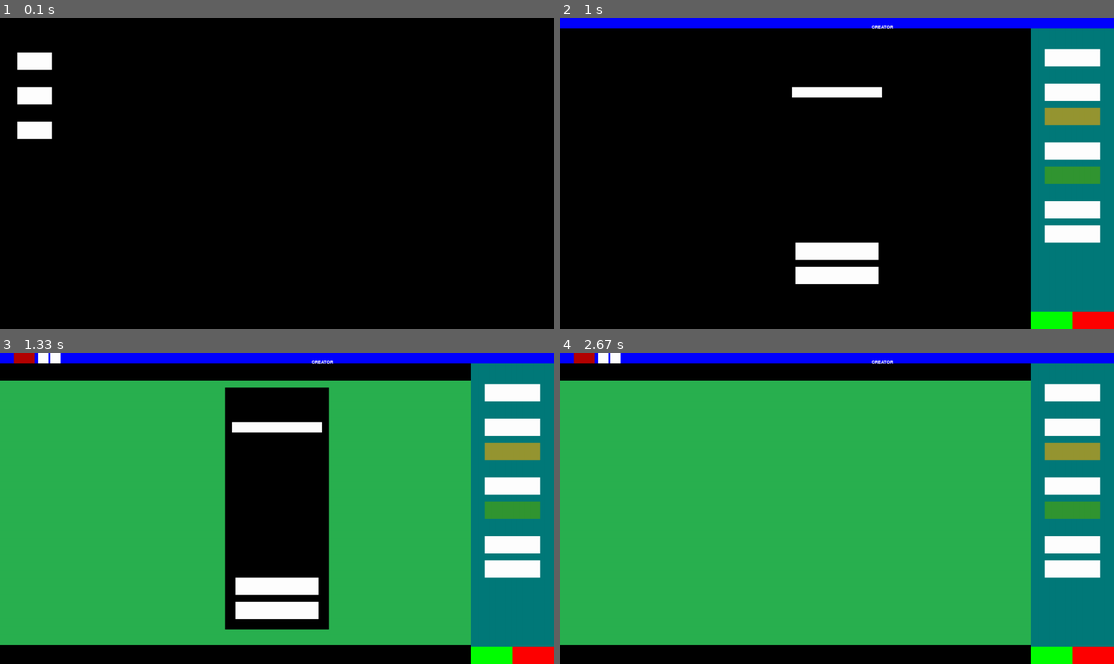
Above: before the commit, frames 1-4 (two rows, left to right).
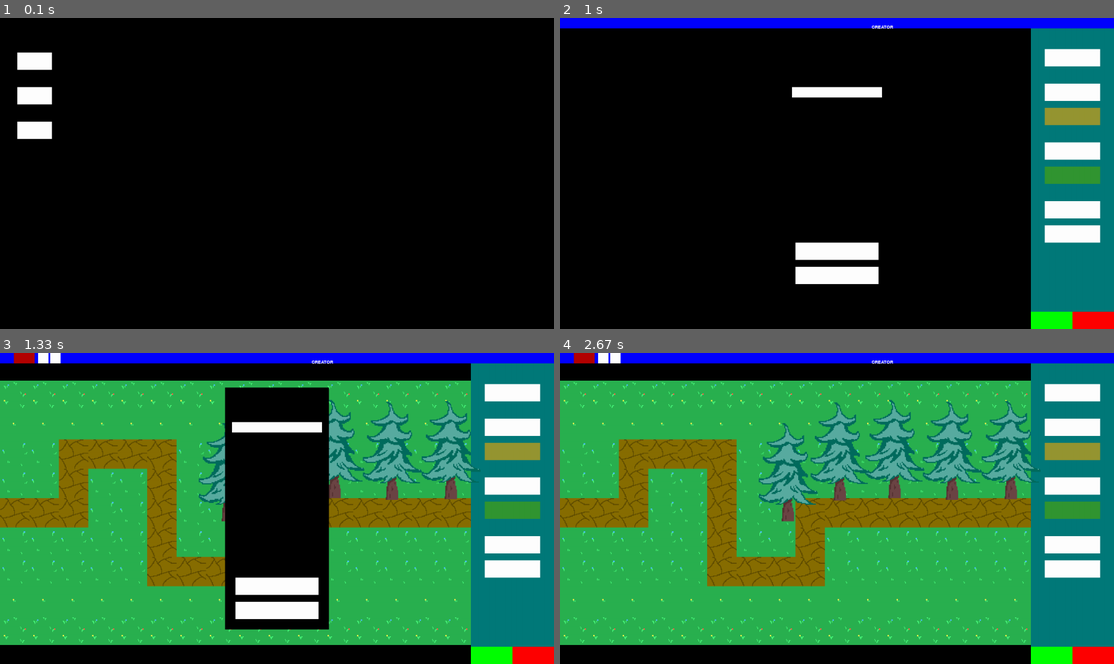
Above: after the commit, the same moments.

Repository: Markuss2b/td
Game: pygame game, started from main.py
Two runs of this game, one before a commit and one after it. Both use one fixed random seed, a clock stepped at 60 frames per second and the inputs below.
Inputs (mouse positions are in pixels of both pictures, inside the frame that each line leads up to):
- Up to frame 1 (0.1 s): no input
- Up to frame 2 (1 s): click (593, 95) at 0.38 s; click (1069, 58) at 0.72 s
- Up to frame 3 (1.33 s): click (277, 427) at 1.05 s
- Up to frame 4 (2.67 s): click (1041, 617) at 1.38 s; click (1069, 393) at 1.72 s; click (1047, 626) at 2.55 s

Frames 1-2 are identical in both runs. In frame 3, 15% of the frame differs, in the area x 0-87%, y 9-94%; in frame 4, 21%.

Commit message:
Fixed that Obstacles failed to get saved in map

Diff:
--- a/all_maps/custommap1/obstacles.txt
+++ b/all_maps/custommap1/obstacles.txt
@@ -0,0 +1,5 @@
+Tree.png,574,203,170,284
+Tree.png,724,143,170,284
+Tree.png,882,136,170,284
+Tree.png,1048,141,170,284
+Tree.png,1218,139,170,284
--- a/all_maps/custommap1/tower_availability.txt
+++ b/all_maps/custommap1/tower_availability.txt
@@ -1,9 +1,9 @@
+O O O O O O O O O O O O O O O O
+O O O O O O O O X X X X X X X X
+O O X X X X O X X X X X X X X X
+O O X O O X O X X O X X X X X X
+X X X O O X O X X X X X X X X X
+O O O O O X O O X O O O O O O O
+O O O O O X X X X O O O O O O O
 O O O O O O O O O O O O O O O O
 O O O O O O O O O O O O O O O O
-O O O O O O O O O O O O O O O O
-O O O O O O O O O O O O O O O O
-O O O O O O O O O O O O O O O O
-O O O O O O O O O O O O O O O O
-O O O O O O O O O O O O O O O O
-O O O O O O O O O O O O O O O O
-O O O O O O O O O O O O O O O O
--- a/all_maps/custommap1/visual_map.txt
+++ b/all_maps/custommap1/visual_map.txt
@@ -1,9 +1,9 @@
-T_Grass_BG.png T_Grass_BG.png T_Grass_BG.png T_Grass_BG.png T_Grass_BG.png T_Grass_BG.png T_Grass_BG.png T_Grass_BG.png T_Grass_BG.png T_Grass_BG.png T_Grass_BG.png T_Grass_BG.png T_Grass_BG.png T_Grass_BG.png T_Grass_BG.png T_Grass_BG.png
-T_Grass_BG.png T_Grass_BG.png T_Grass_BG.png T_Grass_BG.png T_Grass_BG.png T_Grass_BG.png T_Grass_BG.png T_Grass_BG.png T_Grass_BG.png T_Grass_BG.png T_Grass_BG.png T_Grass_BG.png T_Grass_BG.png T_Grass_BG.png T_Grass_BG.png T_Grass_BG.png
-T_Grass_BG.png T_Grass_BG.png T_Grass_BG.png T_Grass_BG.png T_Grass_BG.png T_Grass_BG.png T_Grass_BG.png T_Grass_BG.png T_Grass_BG.png T_Grass_BG.png T_Grass_BG.png T_Grass_BG.png T_Grass_BG.png T_Grass_BG.png T_Grass_BG.png T_Grass_BG.png
-T_Grass_BG.png T_Grass_BG.png T_Grass_BG.png T_Grass_BG.png T_Grass_BG.png T_Grass_BG.png T_Grass_BG.png T_Grass_BG.png T_Grass_BG.png T_Grass_BG.png T_Grass_BG.png T_Grass_BG.png T_Grass_BG.png T_Grass_BG.png T_Grass_BG.png T_Grass_BG.png
-T_Grass_BG.png T_Grass_BG.png T_Grass_BG.png T_Grass_BG.png T_Grass_BG.png T_Grass_BG.png T_Grass_BG.png T_Grass_BG.png T_Grass_BG.png T_Grass_BG.png T_Grass_BG.png T_Grass_BG.png T_Grass_BG.png T_Grass_BG.png T_Grass_BG.png T_Grass_BG.png
-T_Grass_BG.png T_Grass_BG.png T_Grass_BG.png T_Grass_BG.png T_Grass_BG.png T_Grass_BG.png T_Grass_BG.png T_Grass_BG.png T_Grass_BG.png T_Grass_BG.png T_Grass_BG.png T_Grass_BG.png T_Grass_BG.png T_Grass_BG.png T_Grass_BG.png T_Grass_BG.png
-T_Grass_BG.png T_Grass_BG.png T_Grass_BG.png T_Grass_BG.png T_Grass_BG.png T_Grass_BG.png T_Grass_BG.png T_Grass_BG.png T_Grass_BG.png T_Grass_BG.png T_Grass_BG.png T_Grass_BG.png T_Grass_BG.png T_Grass_BG.png T_Grass_BG.png T_Grass_BG.png
-T_Grass_BG.png T_Grass_BG.png T_Grass_BG.png T_Grass_BG.png T_Grass_BG.png T_Grass_BG.png T_Grass_BG.png T_Grass_BG.png T_Grass_BG.png T_Grass_BG.png T_Grass_BG.png T_Grass_BG.png T_Grass_BG.png T_Grass_BG.png T_Grass_BG.png T_Grass_BG.png
-T_Grass_BG.png T_Grass_BG.png T_Grass_BG.png T_Grass_BG.png T_Grass_BG.png T_Grass_BG.png T_Grass_BG.png T_Grass_BG.png T_Grass_BG.png T_Grass_BG.png T_Grass_BG.png T_Grass_BG.png T_Grass_BG.png T_Grass_BG.png T_Grass_BG.png T_Grass_BG.png
+T_Grass_1.png T_Grass_1.png T_Grass_1.png T_Grass_1.png T_Grass_1.png T_Grass_1.png T_Grass_1.png T_Grass_1.png T_Grass_1.png T_Grass_1.png T_Grass_1.png T_Grass_1.png T_Grass_1.png T_Grass_1.png T_Grass_1.png T_Grass_1.png
+T_Grass_4.png T_Grass_4.png T_Grass_4.png T_Grass_4.png T_Grass_4.png T_Grass_4.png T_Grass_4.png T_Grass_4.png T_Grass_4.png T_Grass_4.png T_Grass_4.png T_Grass_4.png T_Grass_4.png T_Grass_4.png T_Grass_4.png T_Grass_4.png
+T_Grass_3.png T_Grass_3.png T_Path_1.png T_Path_1.png T_Path_1.png T_Path_1.png T_Grass_3.png T_Grass_3.png T_Grass_3.png T_Grass_3.png T_Grass_3.png T_Grass_3.png T_Grass_3.png T_Grass_3.png T_Grass_3.png T_Grass_3.png
+T_Grass_3.png T_Grass_3.png T_Path_1.png T_Grass_3.png T_Grass_3.png T_Path_1.png T_Grass_3.png T_Grass_3.png T_Grass_3.png T_Grass_3.png T_Grass_3.png T_Grass_3.png T_Grass_3.png T_Grass_3.png T_Grass_3.png T_Grass_3.png
+T_Path_1.png T_Path_1.png T_Path_1.png T_Grass_3.png T_Grass_3.png T_Path_1.png T_Grass_3.png T_Grass_3.png T_Path_1.png T_Path_1.png T_Path_1.png T_Path_1.png T_Path_1.png T_Path_1.png T_Path_1.png T_Path_1.png
+T_Grass_3.png T_Grass_3.png T_Grass_3.png T_Grass_3.png T_Grass_3.png T_Path_1.png T_Grass_3.png T_Grass_3.png T_Path_1.png T_Grass_3.png T_Grass_3.png T_Grass_3.png T_Grass_3.png T_Grass_3.png T_Grass_3.png T_Grass_3.png
+T_Grass_3.png T_Grass_3.png T_Grass_3.png T_Grass_3.png T_Grass_3.png T_Path_1.png T_Path_1.png T_Path_1.png T_Path_1.png T_Grass_3.png T_Grass_3.png T_Grass_3.png T_Grass_3.png T_Grass_3.png T_Grass_3.png T_Grass_3.png
+T_Grass_4.png T_Grass_4.png T_Grass_4.png T_Grass_4.png T_Grass_4.png T_Grass_4.png T_Grass_4.png T_Grass_4.png T_Grass_4.png T_Grass_4.png T_Grass_4.png T_Grass_4.png T_Grass_4.png T_Grass_4.png T_Grass_4.png T_Grass_4.png
+T_Grass_1.png T_Grass_1.png T_Grass_1.png T_Grass_1.png T_Grass_1.png T_Grass_1.png T_Grass_1.png T_Grass_1.png T_Grass_1.png T_Grass_1.png T_Grass_1.png T_Grass_1.png T_Grass_1.png T_Grass_1.png T_Grass_1.png T_Grass_1.png
--- a/model/map/map.py
+++ b/model/map/map.py
@@ -73,8 +73,8 @@
     def get_obstacles(self):
         return self.obstacles
 
-    def add_obstacle(self, name, left, top, length, width):
-        self.obstacles.append(Obstacle(name, left, top, length, width))
+    def add_obstacle(self, name, left, top, width, height):
+        self.obstacles.append(Obstacle(name, left, top, width, height))
 
     def remove_obstacle(self):
         self.obstacles.remove(self.obstacles[-1])
@@ -89,10 +89,10 @@
         self.tower_availability_map.save_tower_avail_map(self.name)
 
         if len(self.obstacles) > 0:
+            f = open(f'./all_maps/{self.name}/obstacles.txt', "w")
             for obstacle in self.obstacles:
-                f = open(f'./all_maps/{self.name}/obstacles.txt', "w")
-                f.write(f'{obstacle.get_name()},{obstacle.get_left()},{obstacle.get_top()},{obstacle.get_length()},{obstacle.get_width()}\n')
-                f.close()
+                f.write(f'{obstacle.get_name()},{obstacle.get_left()},{obstacle.get_top()},{obstacle.get_width()},{obstacle.get_height()}\n')
+            f.close()
         else:
             f = open(f'./all_maps/{self.name}/obstacles.txt', "w").close()
 
@@ -115,8 +115,14 @@
         lines = f.readlines()
         if len(lines) > 1:
             for line in lines:
-                line.split(",")
+                line = line.split(",")
                 line = [el.replace("\n", "") for el in line]
 
-                self.obstacles.append(line)
+                name = line[0]
+                left = int(line[1])
+                top = int(line[2])
+                width = int(line[3])
+                height = int(line[4])
+
+                self.obstacles.append(Obstacle(name, left, top, width, height))
         f.close()
--- a/model/map/obstacle.py
+++ b/model/map/obstacle.py
@@ -1,11 +1,11 @@
 class Obstacle:
 
-    def __init__(self, name, left, top, length, width):
+    def __init__(self, name, left, top, width, height):
         self.name = name
         self.left = left
         self.top = top
-        self.length = length
         self.width = width
+        self.height = height
 
     def get_name(self):
         return self.name
@@ -13,7 +13,7 @@
         return self.left
     def get_top(self):
         return self.top
-    def get_length(self):
-        return self.length
     def get_width(self):
         return self.width
+    def get_height(self):
+        return self.height
--- a/td_map_creator.py
+++ b/td_map_creator.py
@@ -468,11 +468,12 @@
 
         # TODO:
         elif self.selected_view_mode == "Obstacles":
+            print(self.map_selected.get_obstacles())
             if self.click:
                 if self.selected_obstacle != "None":
                     # FIXME: Bit hard to control placement
                     # FIXME: Taller than tile size
-                    self.map_selected.add_obstacle(self.selected_obstacle, self.mx, self.my, 85, 85)
+                    self.map_selected.add_obstacle(self.selected_obstacle, self.mx, self.my, 170, 284)
 
 
     def draw_tile_img(self):
@@ -497,7 +498,7 @@
         obstacles = self.map_selected.get_obstacles()
         for obstacle in obstacles:
             obstacle_img = pygame.image.load(f'images/Obstacles/{obstacle.get_name()}')
-            obstacle_img = pygame.transform.scale(obstacle_img, (obstacle.get_width(), obstacle.get_length()) )
+            obstacle_img = pygame.transform.scale(obstacle_img, (obstacle.get_width(), obstacle.get_height()) )
             self.screen.blit(obstacle_img, (obstacle.get_left(), obstacle.get_top()))
 
 
@@ -531,6 +532,5 @@
                     num_img = pygame.transform.scale(num_img, (85, 85))
                     self.screen.blit(num_img, (tile_x, tile_y))
 
-
     def get_obstacles_from_image_folder(self):
         return os.listdir("images/Obstacles")
Binary file added: images/Obstacles/Tree.png
